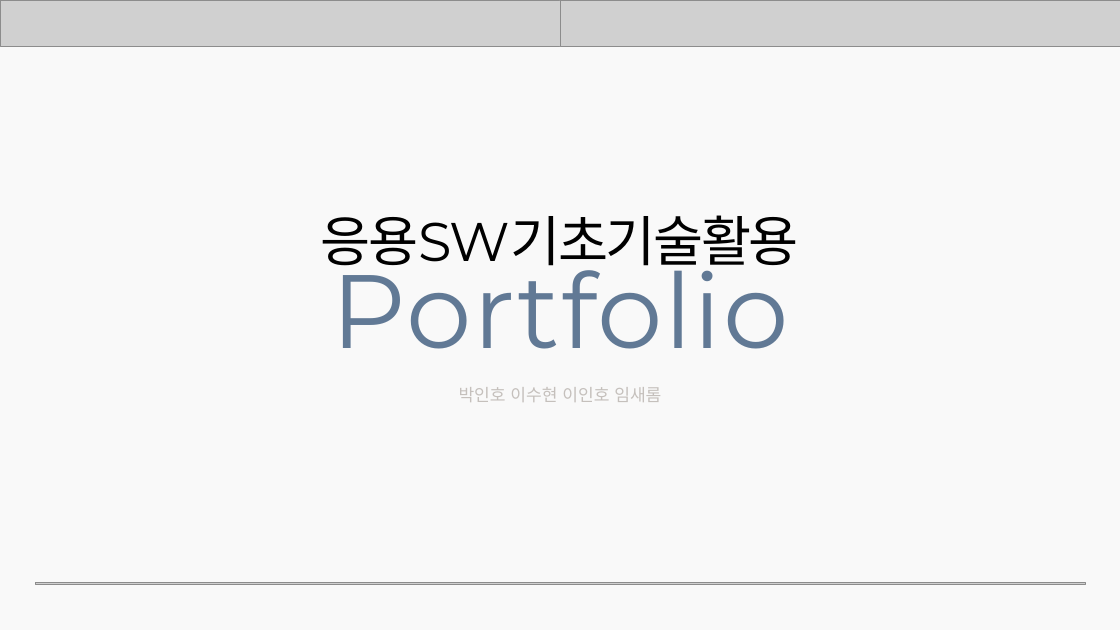
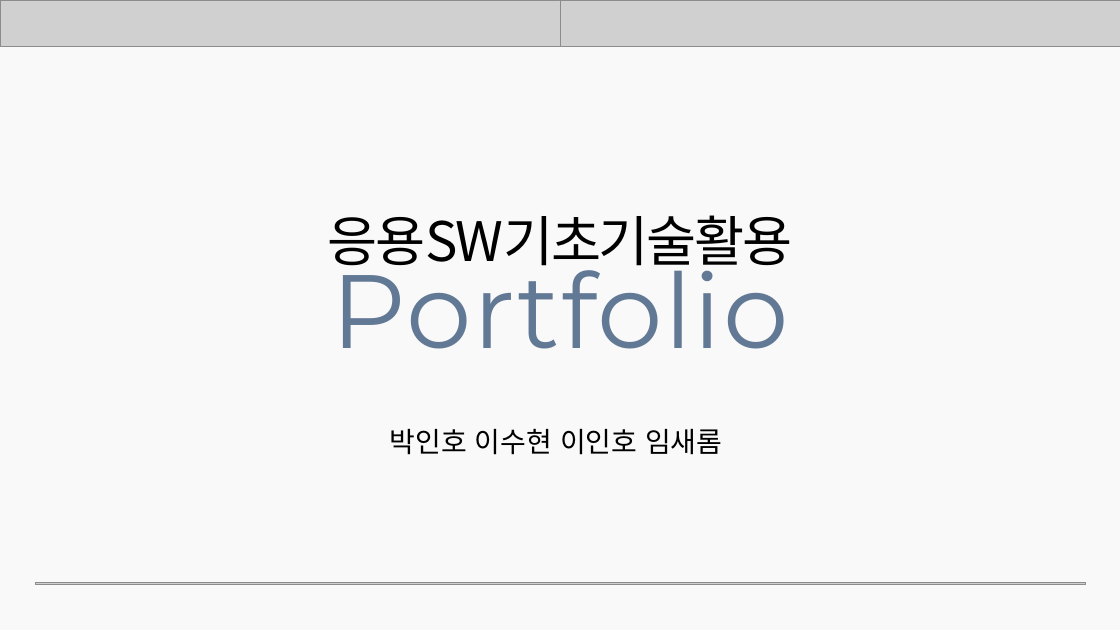
Before and after one commit to rombird/LEELEELIM, a slide deck: slide 1 of 응용SW기초기술활용.pptx. Drawn at 1120x630 pixels with LibreOffice and Linux fonts; fonts in the diff are those of the drawing; grey boxes stand for pictures. Boxes give left, top, right and bottom in pixels: in the first picture for what was removed or moved away, otherwise in the second. Text is boxed around its words. In the diff, an @@ line names an element or a change of style, - is before the commit and + after.

```diff
--- a/응용SW기초기술활용.pptx
+++ b/응용SW기초기술활용.pptx
@@ text "응용SW기초기술활용" at bbox=[328, 215, 792, 275]: font Montserrat to Noto Sans CJK KR @@
@@ text "박인호 이수현 이인호 임새롬": place and size @@
-text "박인호 이수현 이인호 임새롬" at bbox=[459, 387, 661, 402]
+text "박인호 이수현 이인호 임새롬" at bbox=[390, 429, 722, 455]
@@ text "박인호 이수현 이인호 임새롬" at bbox=[390, 429, 722, 455]: size 22 to 36 pt, text colour #C5C0BC to #000000 @@
```
Also in this commit, not shown: 1 other slide changed, 15 slides added, 6 slides removed.
